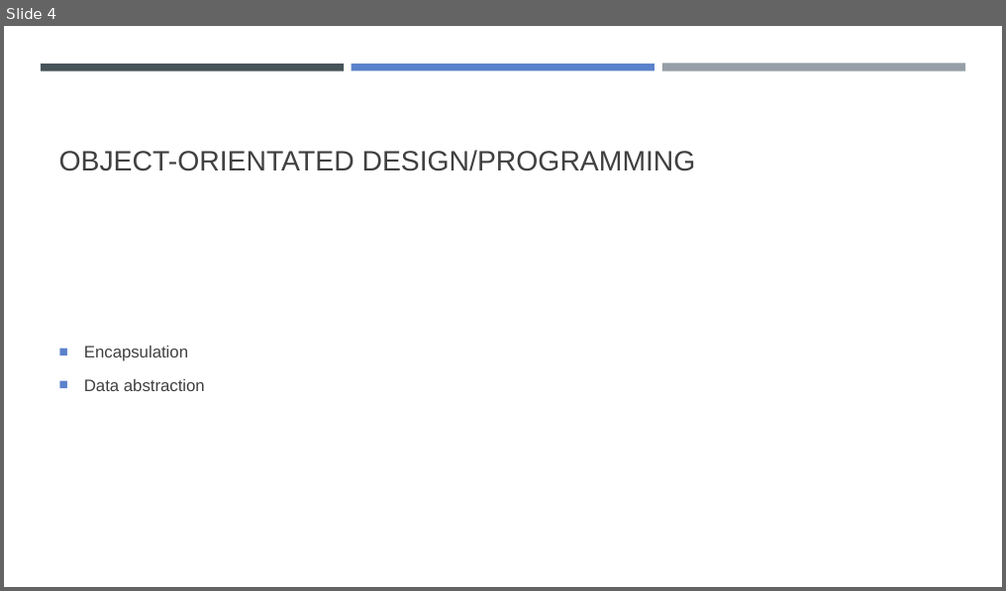
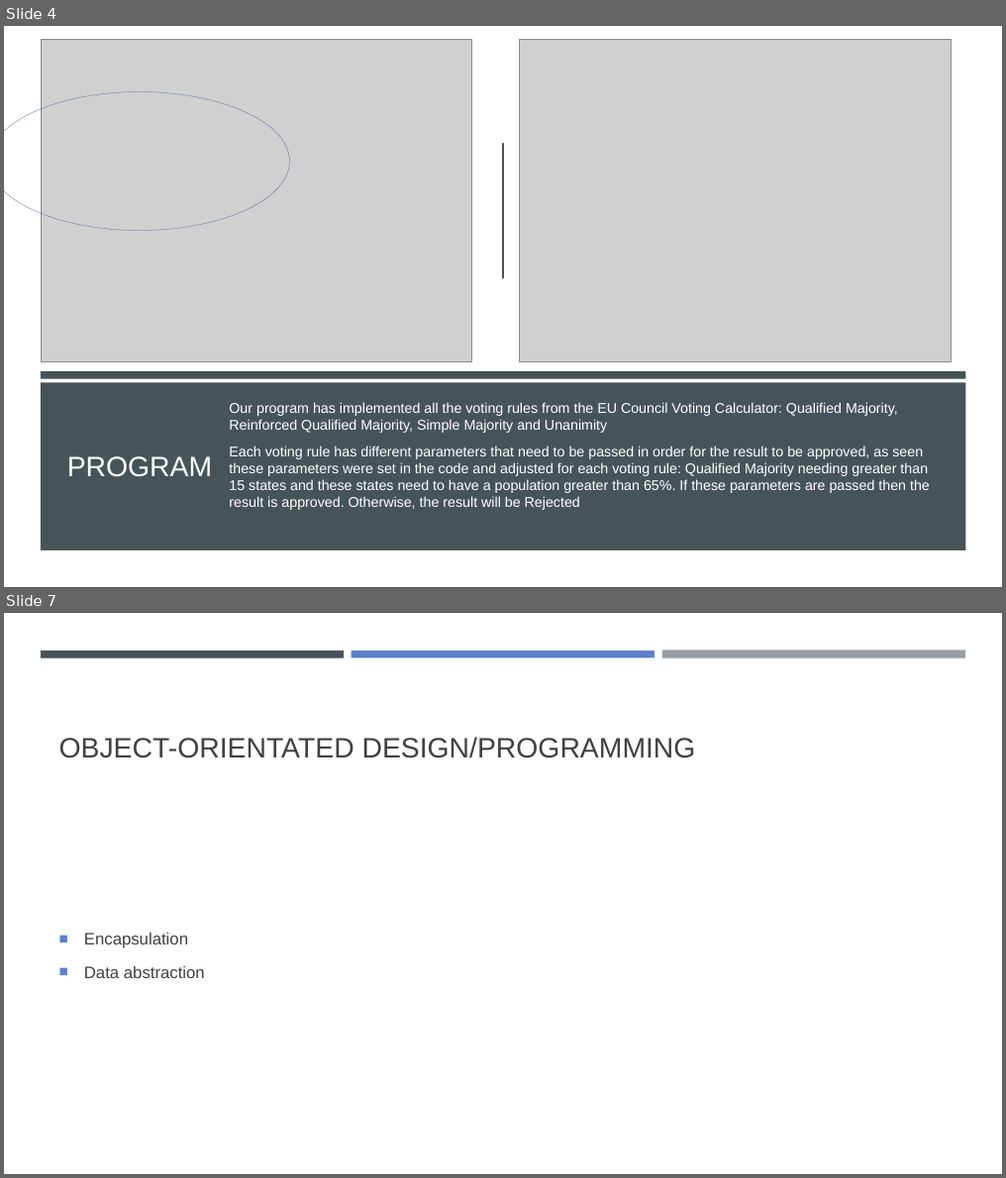
Before and after one commit to LRobinson18/CMP1903M-OOP-Assessment1, a slide deck: Presentation.pptx. Shown one above the other, each under a label of ours: slide 4 before the commit, slides 4 and 7 after it; the slides between them are not shown. The pictures are 1006x591 and 1006x1178 pixels, drawn with LibreOffice and Linux fonts; fonts in the diff are those of the drawing; grey boxes stand for pictures. Boxes give left, top, right and bottom in pixels: in the first picture for what was removed or moved away, otherwise in the second. Text is boxed around its words. In the diff, an @@ line names an element or a change of style, - is before the commit and + after.

Commit message:
briefly described program and version control

```diff
--- a/Presentation.pptx
+++ b/Presentation.pptx
@@ slide 4 added at (x1=4, y1=26, x2=1002, y2=587), background #FFFFFF @@
@@ rectangle added at (x1=4, y1=26, x2=1002, y2=587), fill #FFFFFF @@
@@ picture added at (x1=41, y1=40, x2=472, y2=362) @@
@@ picture added at (x1=519, y1=40, x2=951, y2=362) @@
@@ ellipse added at (x1=4, y1=92, x2=289, y2=230), outline #436096 0.25 pt @@
@@ line added from (503, 144) to (503, 278), #465359 1.5 pt @@
@@ rectangle added at (x1=41, y1=372, x2=966, y2=378), fill #465359 @@
@@ rectangle added at (x1=41, y1=383, x2=966, y2=551), fill #465359 @@
@@ text added at (x1=229, y1=402, x2=930, y2=510), 13.6 pt, text #FFFFFF @@
+Our program has implemented all the voting rules from the EU Council Voting Calculator: Qualified Majority, Reinforced Qualified Majority, Simple Majority and Unanimity
+Each voting rule has different parameters that need to be passed in order for the result to be approved, as seen these parameters were set in the code and adjusted for each voting rule: Qualified Majority needing greater than 15 states and these states need to have a population greater than 65%. If these parameters are passed then the result is approved. Otherwise, the result will be Rejected
@@ title added at (x1=256, y1=405, x2=309, y2=416), 27 pt, text #FFFFFF @@
+PROGRAM
@@ what was slide 4 is now slide 7 @@
```
Also in this commit, not shown: 3 slides changed, 2 other slides added.
